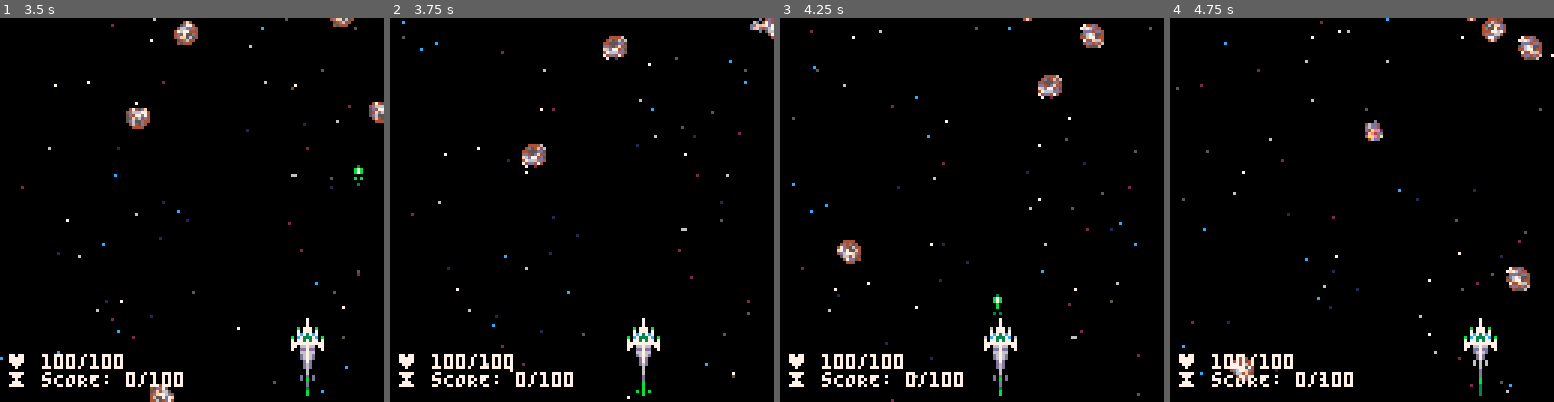
Above: before the commit, frames 1-4 (left to right).
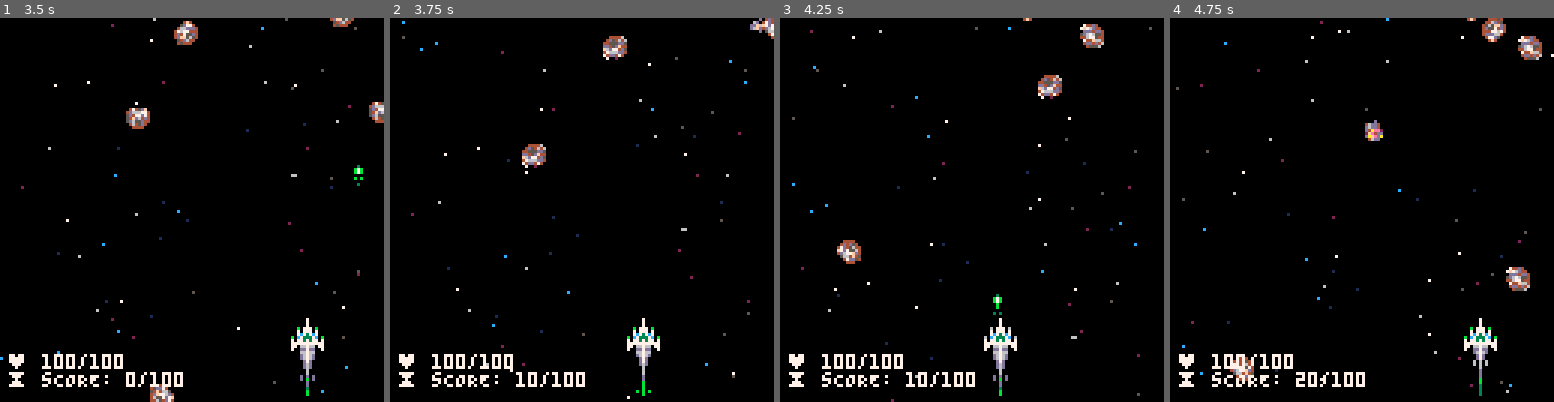
Above: after the commit, the same moments.

Repository: vmikelic/lightning-game-rand
Game: PICO-8 cartridge scoring_implementation/better_galaga.p8
The game is run twice, just before and just after one commit, with the same random seed, the same clock (stepped at 60 frames per second) and the same inputs.
Inputs:
- Up to frame 1 (3.5 s): tap X (X key) at 0.33, 1.07, 1.85, 2.97 s; hold Right 1.6-2.1 s; hold Right 2.47-3.03 s; hold Left from 3.08 s (still down)
- Up to frame 2 (3.75 s): release Left at 3.58 s
- Up to frame 3 (4.25 s): hold Right from 4.02 s (still down); tap X (X key) at 4.08 s
- Up to frame 4 (4.75 s): release Right at 4.68 s

Frame 1 is identical in both runs. In frame 2, 0.3% of the frame differs, in the area x 32-51%, y 92-97%; in frame 3, 0.3%; in frame 4, 0.3%.

Commit message:
Enemies now grant score when destroyed

Diff:
--- a/scoring_implementation/enemies/asteroid.lua
+++ b/scoring_implementation/enemies/asteroid.lua
@@ -22,6 +22,10 @@
     o.wiggle_x = config.wiggle_x
     o.wiggle_y = config.wiggle_y
 
+    -- for combat
+    o.damage = 25
+    o.score = 10
+
     -- create enemy object and apply asteroid properties
     local en = enemy:new(o)
     en:set_acceleration(0, rnd(config.max_acceleration))
--- a/scoring_implementation/enemies/enemy.lua
+++ b/scoring_implementation/enemies/enemy.lua
@@ -24,7 +24,8 @@
 
     -- for combat
     health=100,
-    damage=10
+    damage=10,
+    score=0
 }
 enemy.__index = enemy
 
--- a/scoring_implementation/player/laser.lua
+++ b/scoring_implementation/player/laser.lua
@@ -29,7 +29,17 @@
 				if(self.y < en.y+8) then
 					if(self.x < en.x+8) then
 						-- destroy enemy and return
-						animate_once(en.x-4,en.y-4,{43,45,64,66,68},2,2,3,1)
+						animate_once(
+							en.x-4,
+							en.y-4,
+							{43,45,64,66,68},
+							2,
+							2,
+							3,
+							1
+						)
+						-- increment score and remove
+						score.inc(en.score)
 						enemy_manager.remove(en)
 						sfx(3)
 						return true
